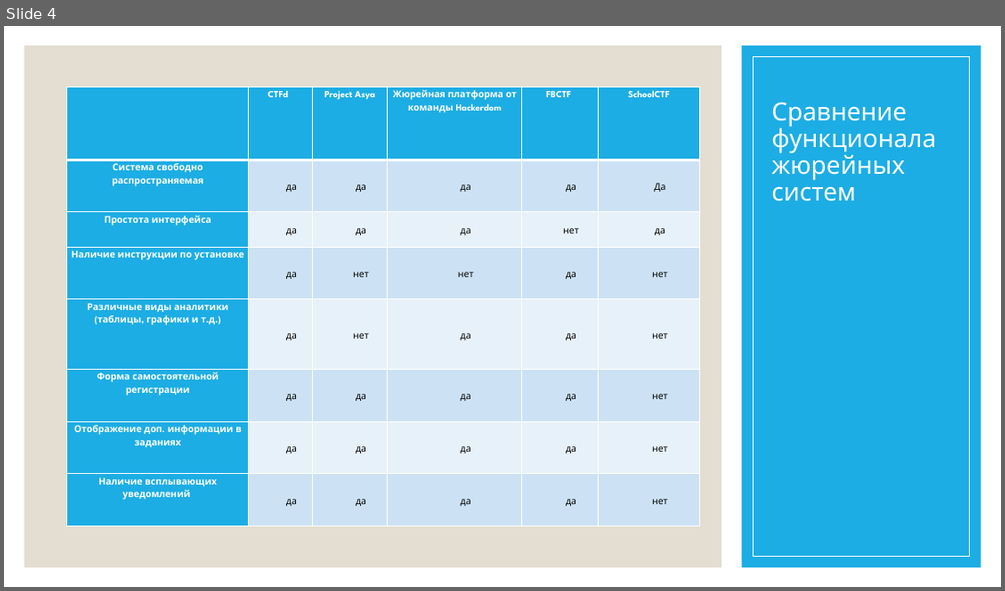
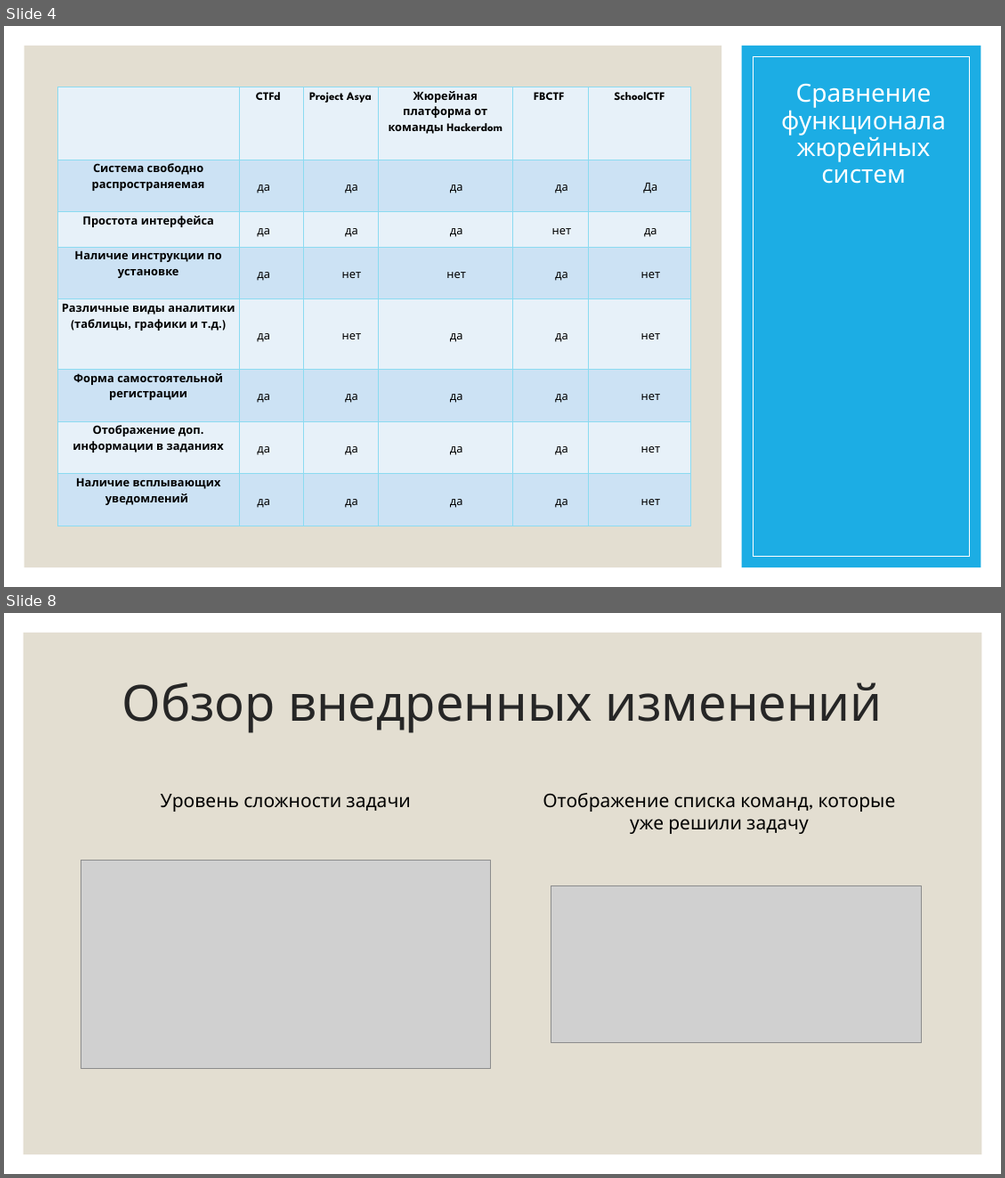
Before and after one commit to PolMarzia/diplom, a slide deck: Prez.pptx. Shown one above the other, each under a label of ours: slide 4 before the commit, slides 4 and 8 after it; the slides between them are not shown. The pictures are 1005x591 and 1005x1178 pixels, drawn with LibreOffice and Linux fonts; fonts in the diff are those of the drawing; grey boxes stand for pictures. Boxes give left, top, right and bottom in pixels: in the first picture for what was removed or moved away, otherwise in the second. Text is boxed around its words. In the diff, an @@ line names an element or a change of style, - is before the commit and + after.

```diff
--- a/Prez.pptx
+++ b/Prez.pptx
@@ slide 8 added at (x1=4, y1=613, x2=1001, y2=1174), background #FFFFFF @@
@@ rectangle added at (x1=24, y1=633, x2=982, y2=1154), fill #E3DED1 @@
@@ title added at (x1=121, y1=682, x2=882, y2=733), 48 pt, text #262626 @@
+Обзор внедренных изменений
@@ text added at (x1=161, y1=794, x2=410, y2=811), 18 pt, text #000000 @@
+Уровень сложности задачи
@@ text added at (x1=542, y1=793, x2=896, y2=834), 18 pt, text #000000 @@
+Отображение списка команд, которые уже решили задачу
@@ picture added at (x1=81, y1=860, x2=491, y2=1068) @@
@@ picture added at (x1=551, y1=885, x2=922, y2=1042) @@
@@ slide 4 changed as well @@
@@ title "Сравнение функционала жюрейных систем" at (x1=781, y1=83, x2=946, y2=184): alignment left to centre @@
@@ table at (x1=57, y1=87, x2=691, y2=526) @@
@@ fill #1CADE4 to #E8F1FA in 9 cells @@
@@ fill #1CADE4 to #CDE3F5 in 4 cells @@
@@ size 9 to 11 pt @@
@@ text colour #FFFFFF to #000000 in "CTFd", "Project Asya", "Жюрейная платформа от команды Hackerdom", "FBCTF" and 8 more places @@
@@ indent changed @@
@@ borders changed @@
@@ table moved from (x1=67, y1=87, x2=700, y2=526) to (x1=57, y1=87, x2=691, y2=526) @@
```
Also in this commit, not shown: 3 other slides changed, 11 other slides added, 7 other files.
